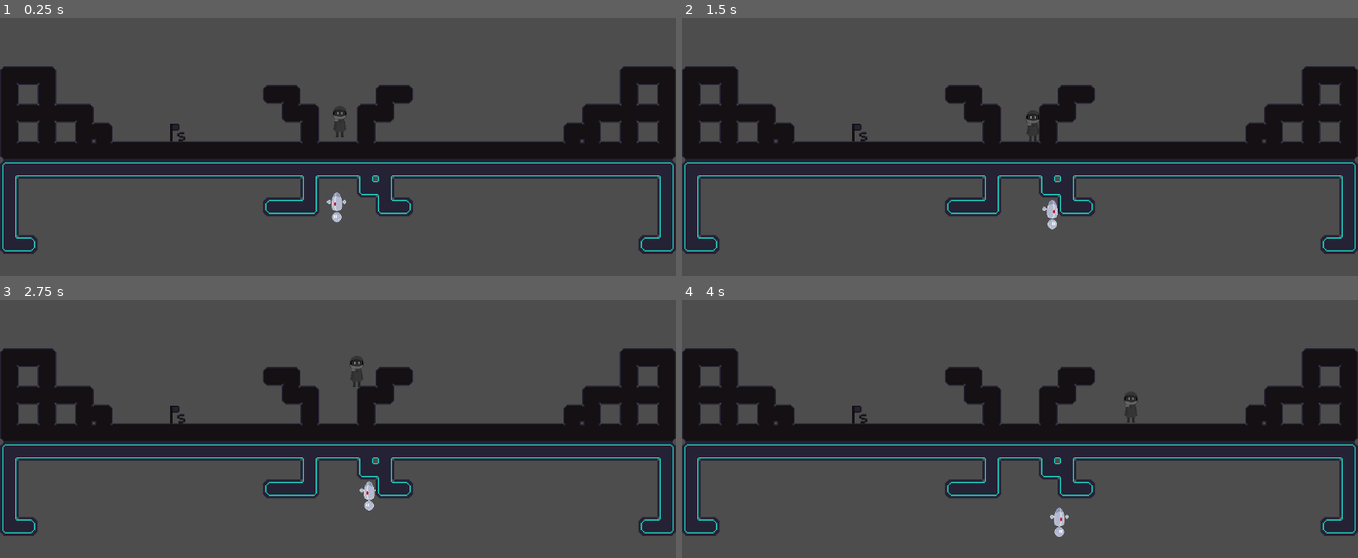
Above: before the commit, frames 1-4 (two rows, left to right).
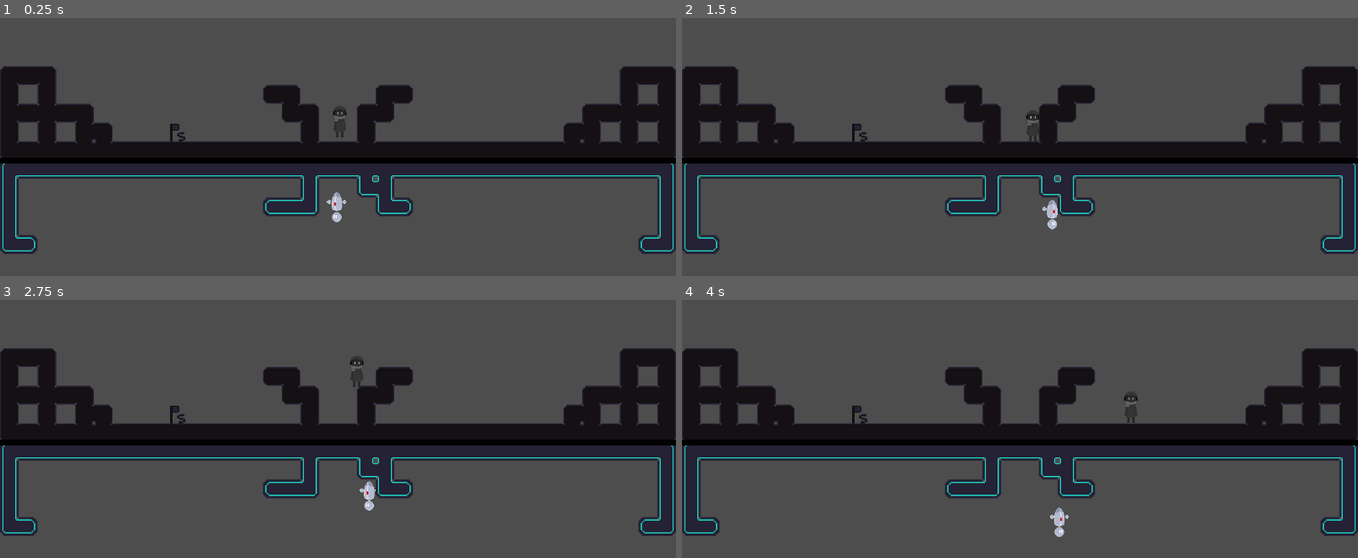
Above: after the commit, the same moments.

Repository: miniaturity/campfire-nyc
Game: Godot game, scene res://scenes/test_scene.tscn
Two runs of this game, one before a commit and one after it. Both use one fixed random seed, a clock stepped at 60 frames per second and the inputs below.
Inputs:
- Up to frame 1 (0.25 s): no input
- Up to frame 2 (1.5 s): hold E (switch_controls) 0.53-1.28 s; hold D (move_right) from 0.53 s (still down); tap Space (jump) at 0.77 s; tap E (switch_controls) at 1.35 s
- Up to frame 3 (2.75 s): tap Space (jump) at 1.52 s; tap Enter at 2 s; release D (move_right) at 2.03 s; hold A (move_left) from 2.03 s (still down); hold E (switch_controls) from 2.03 s (still down)
- Up to frame 4 (4 s): tap Space (jump) at 2.75, 3.02, 3.77 s; release A (move_left) at 2.78 s; release E (switch_controls) at 2.78 s; hold D (move_right) from 2.78 s (still down); tap E (switch_controls) at 2.85 s; hold E (switch_controls) from 3.53 s (still down)

The runs differ from the first frame. In frame 1, 2.0% of the frame differs, in the area x 0-100%, y 54-57%; in frame 2, 2.0%; in frame 3, 2.0%; in frame 4, 2.0%.

Commit message:
Line of doom and gloom

Diff:
--- a/scenes/test_scene.tscn
+++ b/scenes/test_scene.tscn
@@ -32,3 +32,8 @@
 scale = Vector2(2, 2)
 tile_map_data = PackedByteArray("AAAAAAoAAAABAAIAAAABAAoAAAACAAMAAAACAAoAAAACAAIAAAADAAoAAAACAAMAAAAEAAoAAAACAAIAAAAFAA …(1120 unchanged characters)…
 tile_set = ExtResource("4_7ddre")
+
+[node name="Line2D" type="Line2D" parent="." unique_id=1699423378]
+position = Vector2(0, 1)
+points = PackedVector2Array(-39, 352, 1189, 352)
+default_color = Color(0, 0, 0, 1)
